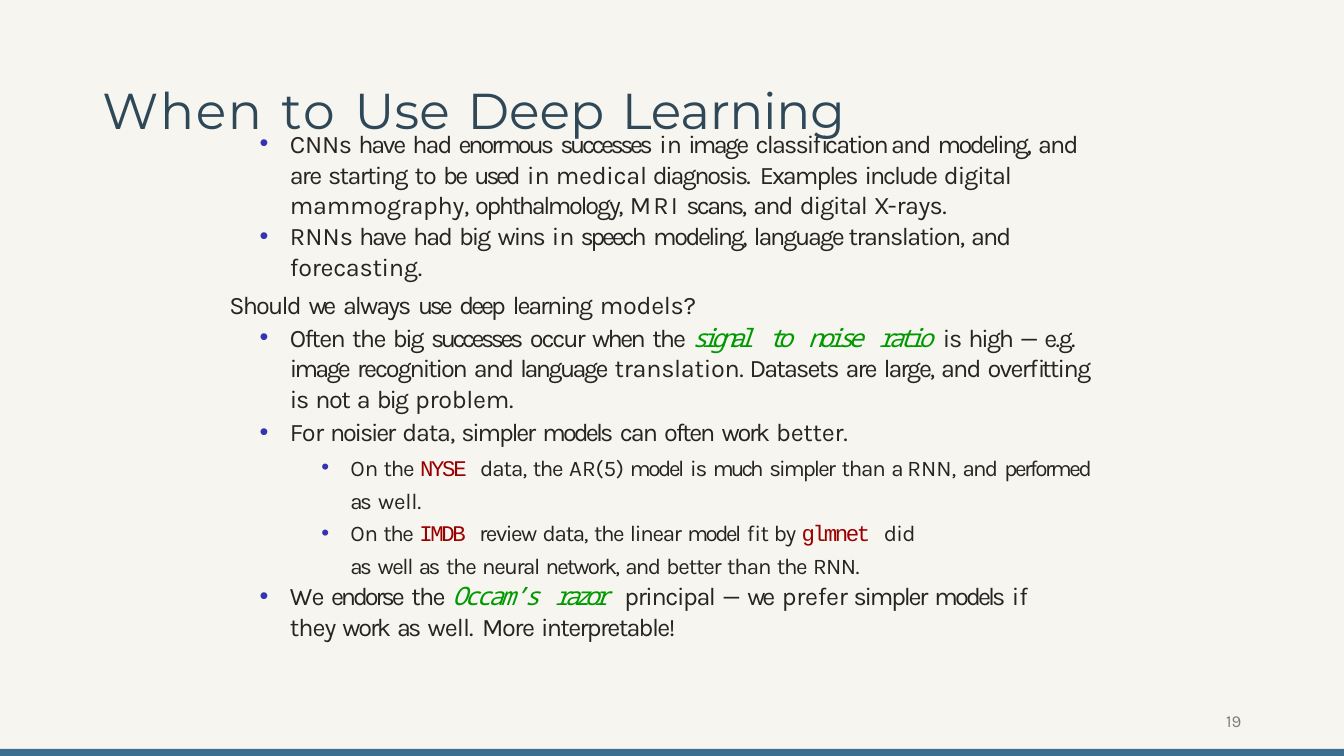
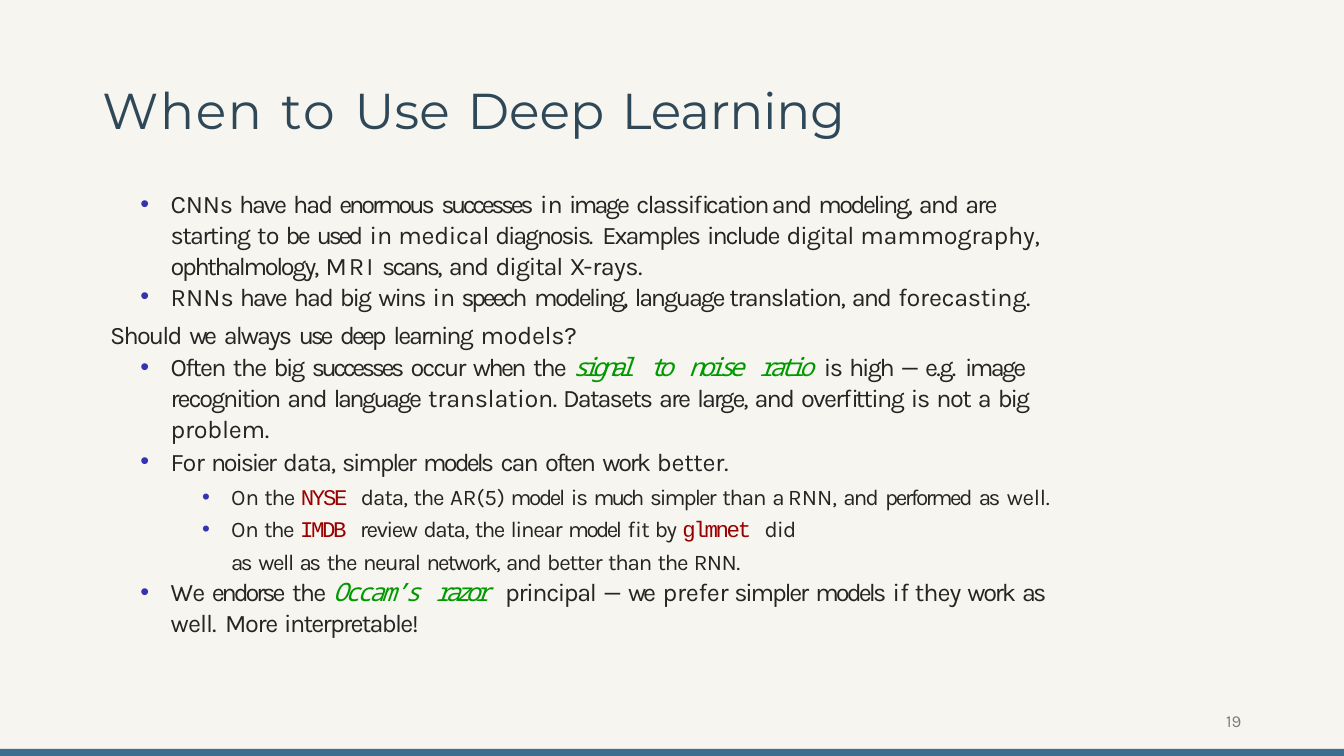
Before and after one commit to dantongyu/d2l-pytorch-colab, a slide deck: slide 19 of Presentations/Day-3-Recurrent Neural Networks-NEW.pptx. Drawn at 1344x756 pixels with LibreOffice and Linux fonts; fonts in the diff are those of the drawing. Boxes give left, top, right and bottom in pixels: in the first picture for what was removed or moved away, otherwise in the second. Text is boxed around its words. In the diff, an @@ line names an element or a change of style, - is before the commit and + after.

```diff
--- a/Presentations/Day-3-Recurrent Neural Networks-NEW.pptx
+++ b/Presentations/Day-3-Recurrent Neural Networks-NEW.pptx
@@ text "CNNs have had enormous successes ..." rewrapped from [229,130,1092,642] to [110,195,1050,607] @@
```
Also in this commit, not shown: 3 other slides changed.
